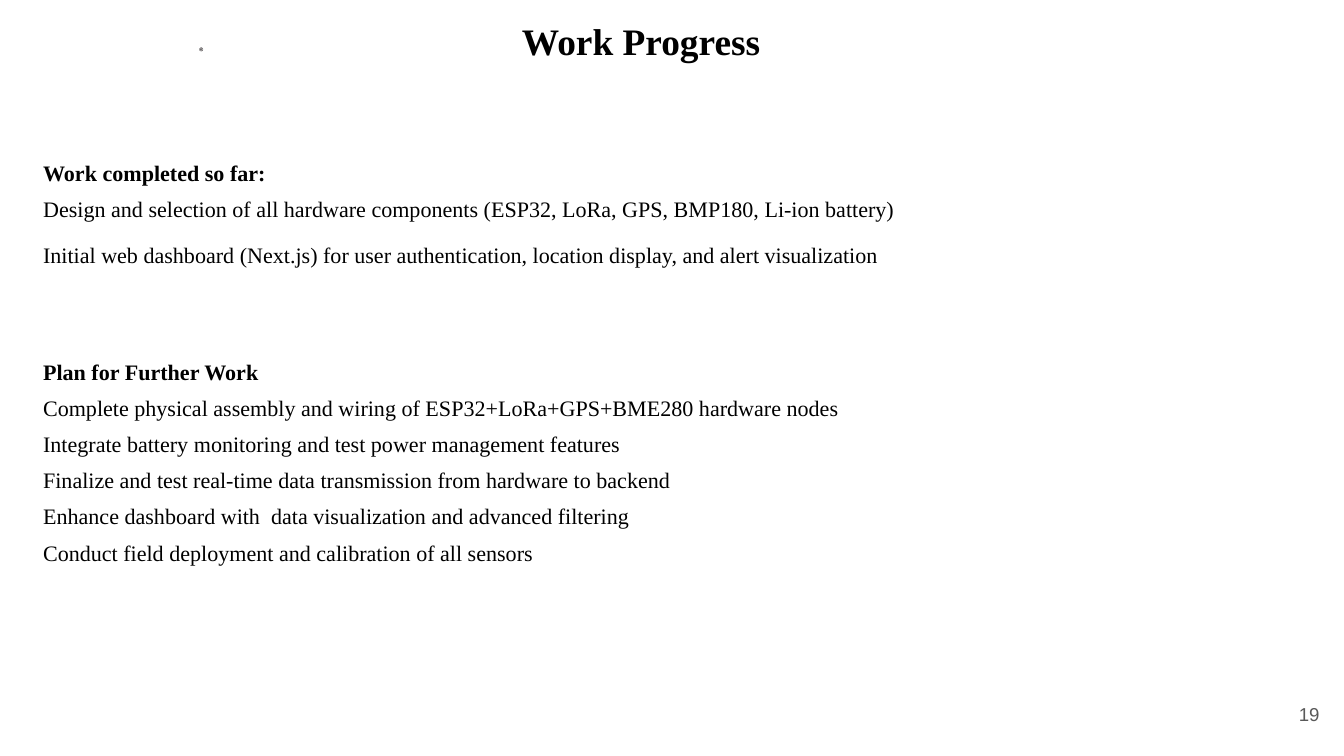
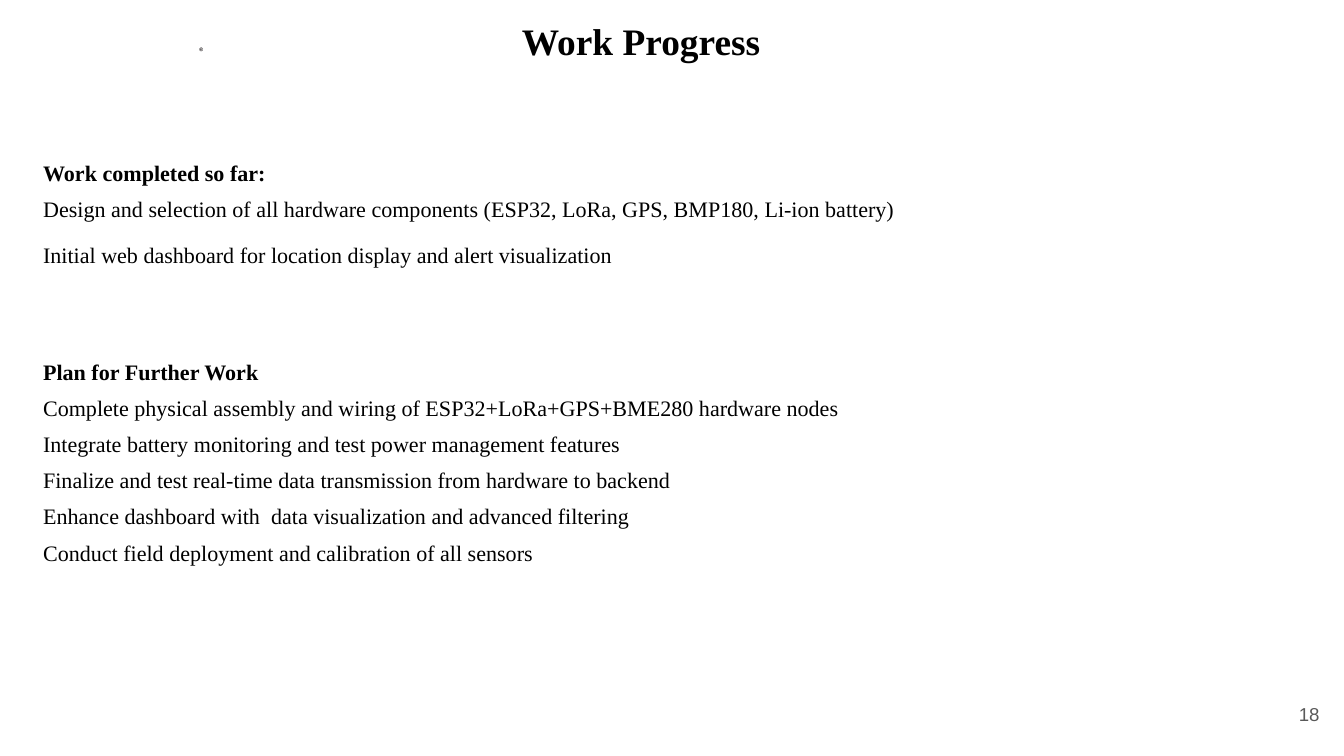
Before and after one commit to rajeshacu/LoRa-based-Location-tracking-and-Fall-detection-System, a slide deck: slide 18 of Phase II Major Project(1).pptx (slide 19 before the commit). Drawn at 1344x756 pixels with LibreOffice and Linux fonts; fonts in the diff are those of the drawing; background and template pictures are left out. Boxes give left, top, right and bottom in pixels: in the first picture for what was removed or moved away, otherwise in the second. Text is boxed around its words. In the diff, an @@ line names an element or a change of style, - is before the commit and + after.

```diff
--- a/Phase II Major Project(1).pptx
+++ b/Phase II Major Project(1).pptx
@@ text at box(43, 247, 612, 268): text changed @@
-Initial web dashboard (Next.js) for user authentication, location display, and alert visualization
+Initial web dashboard for location display and alert visualization
@@ page number at box(1299, 708, 1320, 721): text changed @@
-19
+18
```
Also in this commit, not shown: 17 other slides changed, 1 slide added, 2 slides removed, 3 other files.
